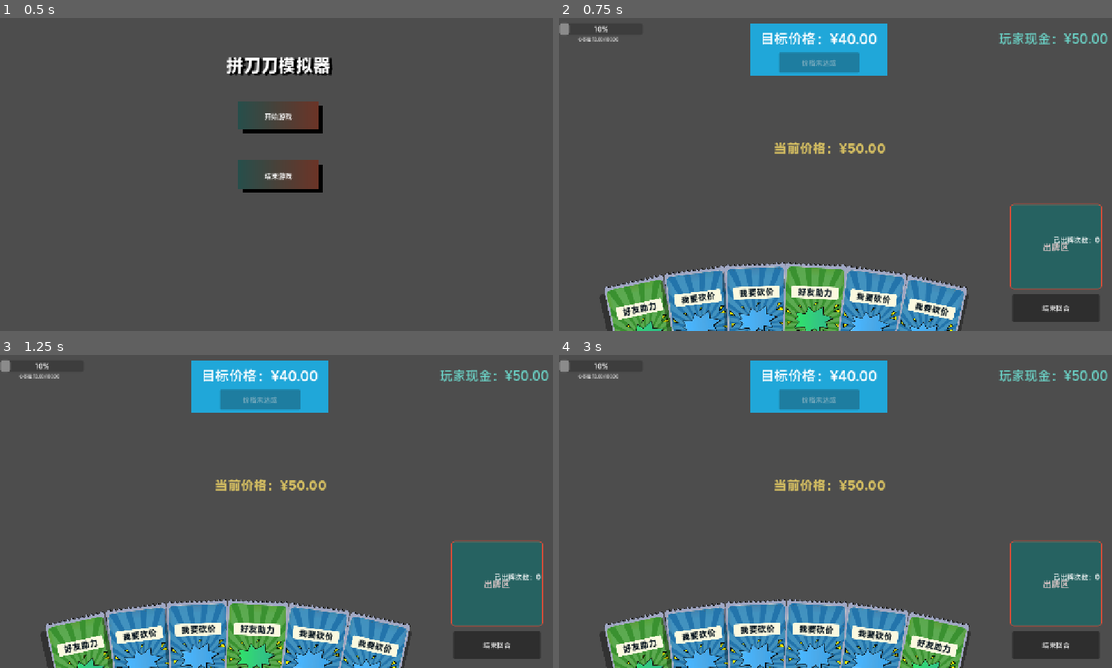
Above: before the commit, frames 1-4 (two rows, left to right).
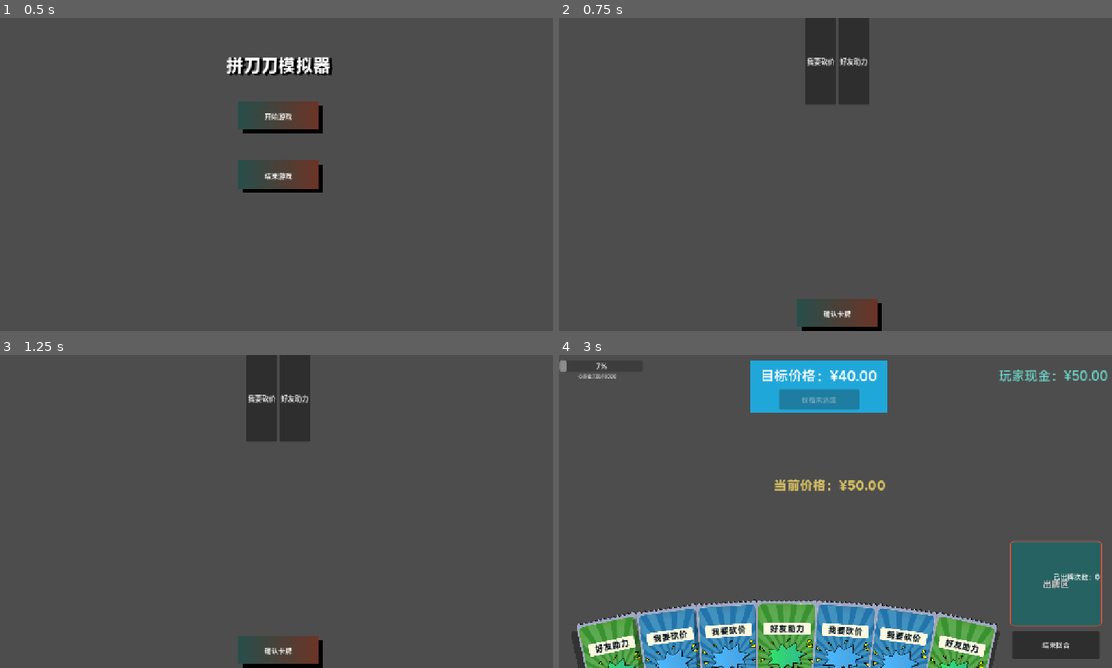
Above: after the commit, the same moments.

Repository: Psi-Dean/ProjectCutOff
Game: Godot game, scene res://scenes/game_start_menu.tscn
Two runs of this game, one before a commit and one after it. Both use one fixed random seed, a clock stepped at 60 frames per second and the inputs below.
Inputs (mouse positions are in pixels of both pictures, inside the frame that each line leads up to):
- Up to frame 1 (0.5 s): no input
- Up to frame 2 (0.75 s): click "开始游戏" at 0.5 s
- Up to frame 3 (1.25 s): no input
- Up to frame 4 (3 s): click (835, 649) at 1.25 s, where only the run after the commit has a clickable "确认卡牌"; click "结束回合" at 2 s; click (824, 483) at 2.75 s, where only the run after the commit has a clickable "开始下一回合"

Frame 1 is identical in both runs. In frame 2, 25% of the frame differs, in the area x 0-100%, y 0-100%; in frame 3, 25%; in frame 4, 12%.

Commit message:
# 调整全局脚本位置 # 完成卡牌构筑基础逻辑

Diff:
--- a/project.godot
+++ b/project.godot
@@ -18,6 +18,8 @@
 [autoload]
 
 GameFlow="*uid://bu4fm2pu4oea7"
+RunData="*uid://cmrhviv0u3pl0"
+CardDatabase="*uid://b0bnw7v6fpmln"
 
 [display]
 
@@ -27,7 +29,7 @@
 
 [editor_plugins]
 
-enabled=PackedStringArray("res://addons/nodetree_v2/plugin.cfg", "res://addons/script-ide/plugin.cfg")
+enabled=PackedStringArray()
 
 [physics]
 
--- /dev/null
+++ b/scenes/game_deck_build.gd
@@ -0,0 +1,30 @@
+extends Control
+@onready var card_pool_container: HBoxContainer = $CardPoolContainer
+
+
+# 玩家牌库数据
+var player_current_build: Array[CardData] = []
+# 玩家选择牌库限制数量
+var player_setup_limit: int = 16
+
+func _ready() -> void:
+	setup_card_deck_build()
+
+func _on_confirm_build_button_pressed() -> void:
+	RunData.player_deck_build = player_current_build
+	GameFlow.switch_to_game_play_scene()
+
+func setup_card_deck_build() -> void:
+	if CardDatabase.basic_cards_deck.is_empty():
+		return
+	for card in CardDatabase.basic_cards_deck:
+		var card_button = Button.new()
+		card_button.text = card.card_title
+		card_button.pressed.connect(_on_card_button_pressed.bind(card))
+		card_pool_container.add_child(card_button)
+
+func _on_card_button_pressed(card_data:CardData):
+	if player_current_build.size() >= player_setup_limit:
+		return
+	player_current_build.append(card_data.duplicate(true))
+	print("加入卡牌：",card_data.card_title)
--- /dev/null
+++ b/scenes/game_deck_build.tscn
@@ -0,0 +1,103 @@
+[gd_scene format=3 uid="uid://c4m64w6bwpflg"]
+
+[ext_resource type="FontFile" uid="uid://cbhh3tl5kxp4p" path="res://assets/font/MiSans-Demibold.ttf" id="1_fesbe"]
+[ext_resource type="Script" uid="uid://ckbkouhokqkq1" path="res://scenes/game_deck_build.gd" id="1_yulnj"]
+
+[sub_resource type="Gradient" id="Gradient_jra1q"]
+colors = PackedColorArray(0, 0, 0, 1, 0, 0, 0, 1)
+
+[sub_resource type="GradientTexture2D" id="GradientTexture2D_yulnj"]
+gradient = SubResource("Gradient_jra1q")
+width = 184
+
+[sub_resource type="Gradient" id="Gradient_ub78k"]
+colors = PackedColorArray(0.15294118, 0.30588236, 0.29411766, 1, 0.42122906, 0.20253292, 0.15046692, 1)
+
+[sub_resource type="GradientTexture2D" id="GradientTexture2D_aljnh"]
+gradient = SubResource("Gradient_ub78k")
+width = 184
+
+[sub_resource type="Gradient" id="Gradient_ev1um"]
+colors = PackedColorArray(0, 0, 0, 1, 0, 0, 0, 1)
+
+[sub_resource type="GradientTexture2D" id="GradientTexture2D_8tknn"]
+gradient = SubResource("Gradient_ev1um")
+width = 184
+
+[sub_resource type="Gradient" id="Gradient_8bhp0"]
+colors = PackedColorArray(0.42122906, 0.20253292, 0.15046692, 1, 0.41960785, 0.20392157, 0.14901961, 1)
+
+[sub_resource type="GradientTexture2D" id="GradientTexture2D_wpxy7"]
+gradient = SubResource("Gradient_8bhp0")
+width = 184
+
+[sub_resource type="LabelSettings" id="LabelSettings_enj0n"]
+font = ExtResource("1_fesbe")
+
+[node name="GameDeckBuild" type="Control" unique_id=324408116]
+layout_mode = 3
+anchors_preset = 15
+anchor_right = 1.0
+anchor_bottom = 1.0
+grow_horizontal = 2
+grow_vertical = 2
+script = ExtResource("1_yulnj")
+
+[node name="ConfrimBuildButtonBack" type="TextureRect" parent="." unique_id=1269549902]
+layout_mode = 0
+offset_left = 558.0
+offset_top = 656.0
+offset_right = 742.0
+offset_bottom = 720.0
+texture = SubResource("GradientTexture2D_yulnj")
+
+[node name="ConfirmBuildButton" type="TextureButton" parent="." unique_id=835325097]
+layout_mode = 1
+anchors_preset = 7
+anchor_left = 0.5
+anchor_top = 1.0
+anchor_right = 0.5
+anchor_bottom = 1.0
+offset_left = -92.0
+offset_top = -75.0
+offset_right = 92.0
+offset_bottom = -11.0
+grow_horizontal = 2
+grow_vertical = 0
+texture_normal = SubResource("GradientTexture2D_aljnh")
+texture_pressed = SubResource("GradientTexture2D_8tknn")
+texture_hover = SubResource("GradientTexture2D_wpxy7")
+
+[node name="Label" type="Label" parent="ConfirmBuildButton" unique_id=169015243]
+layout_mode = 0
+offset_left = -4.0
+offset_right = 188.0
+offset_bottom = 72.0
+text = "确认卡牌"
+label_settings = SubResource("LabelSettings_enj0n")
+horizontal_alignment = 1
+vertical_alignment = 1
+
+[node name="CardPoolContainer" type="HBoxContainer" parent="." unique_id=1143802578]
+layout_mode = 1
+anchors_preset = 5
+anchor_left = 0.5
+anchor_right = 0.5
+offset_left = -600.0
+offset_right = 600.0
+offset_bottom = 200.0
+grow_horizontal = 2
+alignment = 1
+
+[node name="PlayerDeckContainer" type="HBoxContainer" parent="." unique_id=914337092]
+layout_mode = 1
+anchors_preset = 5
+anchor_left = 0.5
+anchor_right = 0.5
+offset_left = -600.0
+offset_top = 210.0
+offset_right = 600.0
+offset_bottom = 410.0
+grow_horizontal = 2
+
+[connection signal="pressed" from="ConfirmBuildButton" to="." method="_on_confirm_build_button_pressed"]
--- a/scenes/game_start_menu.gd
+++ b/scenes/game_start_menu.gd
@@ -1,7 +1,7 @@
 extends Control
 
 func _on_start_button_pressed() -> void:
-	GameFlow.switch_to_game_play_scene()
+	GameFlow.switch_to_game_deck_build_scene()
 
 
 func _on_quit_button_pressed() -> void:
--- a/scenes/game_start_menu.tscn
+++ b/scenes/game_start_menu.tscn
@@ -41,6 +41,18 @@
 
 [sub_resource type="LabelSettings" id="LabelSettings_ub78k"]
 font = ExtResource("2_jra1q")
+
+[sub_resource type="GradientTexture2D" id="GradientTexture2D_ev1um"]
+gradient = SubResource("Gradient_ub78k")
+width = 184
+
+[sub_resource type="GradientTexture2D" id="GradientTexture2D_q8onv"]
+gradient = SubResource("Gradient_ev1um")
+width = 184
+
+[sub_resource type="GradientTexture2D" id="GradientTexture2D_wpxy7"]
+gradient = SubResource("Gradient_8bhp0")
+width = 184
 
 [node name="GameStartMenu" type="Control" unique_id=1516917515]
 layout_mode = 3
@@ -124,9 +136,9 @@
 offset_bottom = 32.0
 grow_horizontal = 2
 grow_vertical = 2
-texture_normal = SubResource("GradientTexture2D_nk4q4")
-texture_pressed = SubResource("GradientTexture2D_ub78k")
-texture_hover = SubResource("GradientTexture2D_8bhp0")
+texture_normal = SubResource("GradientTexture2D_ev1um")
+texture_pressed = SubResource("GradientTexture2D_q8onv")
+texture_hover = SubResource("GradientTexture2D_wpxy7")
 
 [node name="Label" type="Label" parent="QuitButton" unique_id=1887469297]
 layout_mode = 0
--- /dev/null
+++ b/scripts/auto_load/card_database.gd
@@ -0,0 +1,19 @@
+extends Node
+
+# 基础卡池（从资源目录加载）。
+var basic_cards_deck: Array[CardData] = []
+
+func _ready() -> void:
+	load_card_resources()
+
+# 从资源目录加载所有卡牌资源到基础卡池。
+func load_card_resources() -> void:
+	var cards_path = "res://resources/cards/"
+	var files = DirAccess.get_files_at(cards_path)
+	files.sort()
+	for file_name in files:
+		if file_name.ends_with(".tres"):
+			var card_res_path = cards_path.path_join(file_name)
+			var data = load(card_res_path)
+			if data is CardData:
+				basic_cards_deck.append(data)
--- a/scripts/game_flow.gd
+++ b/scripts/auto_load/game_flow.gd
@@ -1,10 +1,17 @@
 extends Node
 
+# 常量：游戏开始场景
 const GAME_START_SCENE = "res://scenes/game_start_menu.tscn"
+# 常量：游戏主场景
 const GAME_PLAY_SCENE = "res://scenes/game_play_scene.tscn"
+# 常量：游戏结束场景
 const GAME_OVER_SCENE = "res://scenes/game_over_menu.tscn"
+# 常量：玩家卡牌构筑场景
+const GAME_DECK_BUILD_SCENE = "res://scenes/game_deck_build.tscn"
 
+# 游戏结束结果标志
 var game_result: String = ""
+
 func switch_to_game_start_menu() -> void:
 	get_tree().change_scene_to_file(GAME_START_SCENE)
 
@@ -14,3 +21,6 @@
 func switch_to_game_over_menu(result: String) -> void:
 	game_result = result
 	get_tree().change_scene_to_file(GAME_OVER_SCENE)
+
+func switch_to_game_deck_build_scene() -> void:
+	get_tree().change_scene_to_file(GAME_DECK_BUILD_SCENE)
--- /dev/null
+++ b/scripts/auto_load/run_data.gd
@@ -0,0 +1,4 @@
+extends Node
+
+# 定义玩家卡牌构筑数组
+var player_deck_build: Array[CardData] = []
--- a/scripts/game_manager.gd
+++ b/scripts/game_manager.gd
@@ -40,8 +40,7 @@
 # 购买目标价格。
 var goal_price: float = 40.00
 
-# 基础卡池（从资源目录加载）。
-var basic_cards_deck: Array[CardData] = []
+
 # 开局发牌数量。
 var setup_cards_limit: int = 6
 # 每回合补牌数量。
@@ -102,7 +101,6 @@
 
 # 初始化卡池、手牌显示和各类 UI 状态。
 func _ready() -> void:
-	load_card_resources()
 	setup_card_deck()
 	random_draw_cards()
 	check_player_money()
@@ -543,20 +541,23 @@
 	for card_data in discard_pile:
 		player_deck.append(card_data)
 	discard_pile.clear()
-# 根据基础卡牌池basic_cards_deck，初始化本局玩家牌库
+# 获取玩家卡牌构筑界面选择卡牌池
 # basic_cards_deck基础卡牌池不会在对局中消耗
 # player_deck作为玩家本局牌库，在对局中抽牌时会被消耗
-# 当前版本允许玩家从基础卡牌池重复抽卡
-# TODO 后续改为从卡牌构筑/选牌界面加入player_deck
+# 如果玩家卡牌构筑为空，则从基础卡牌随机抽取
+# TODO 后续需要优化删除该分支
 func setup_card_deck() -> void:
-	if basic_cards_deck.is_empty():
-		return
-	player_deck = []
-	for i in range(player_setup_limit):
-		var randomidx = randi_range(0, basic_cards_deck.size() -1)
-		player_deck.append(basic_cards_deck[randomidx].duplicate(true))
+	if not RunData.player_deck_build.is_empty():
+		player_deck = RunData.player_deck_build.duplicate()
+	else:
+		if CardDatabase.basic_cards_deck.is_empty():
+			return
+		player_deck = []
+		for i in range(player_setup_limit):
+			var randomidx = randi_range(0, CardDatabase.basic_cards_deck.size() -1)
+			player_deck.append(CardDatabase.basic_cards_deck[randomidx].duplicate(true))
 	play_state =  GameState.PlayState.GAME_START
-# 播放心态爆表提示效果
+	# 播放心态爆表提示效果
 func play_risk_warning_effect() -> void:
 	if mindset_warning_tween:
 		return
@@ -579,14 +580,3 @@
 	var card_space = hand_limit - player_cards.size()
 	var current_draw_limit = cards_limit if cards_limit < card_space else card_space
 	return current_draw_limit if current_draw_limit > 0 else 0
-# 从资源目录加载所有卡牌资源到基础卡池。
-func load_card_resources() -> void:
-	var cards_path = "res://resources/cards/"
-	var files = DirAccess.get_files_at(cards_path)
-	files.sort()
-	for file_name in files:
-		if file_name.ends_with(".tres"):
-			var card_res_path = cards_path.path_join(file_name)
-			var data = load(card_res_path)
-			if data is CardData:
-				basic_cards_deck.append(data)
Not shown, added: scenes/game_deck_build.gd.uid
Not shown, added: scripts/auto_load/card_database.gd.uid
Renamed: scripts/game_flow.gd.uid -> scripts/auto_load/game_flow.gd.uid
Not shown, added: scripts/auto_load/run_data.gd.uid
